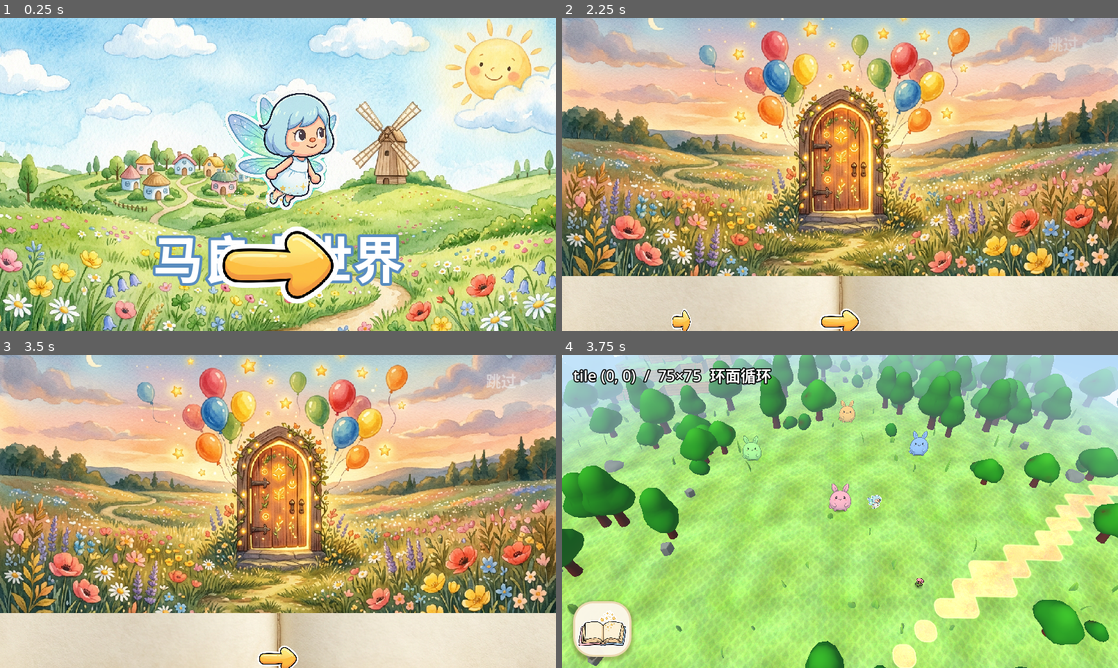
Above: before the commit, frames 1-4 (two rows, left to right).
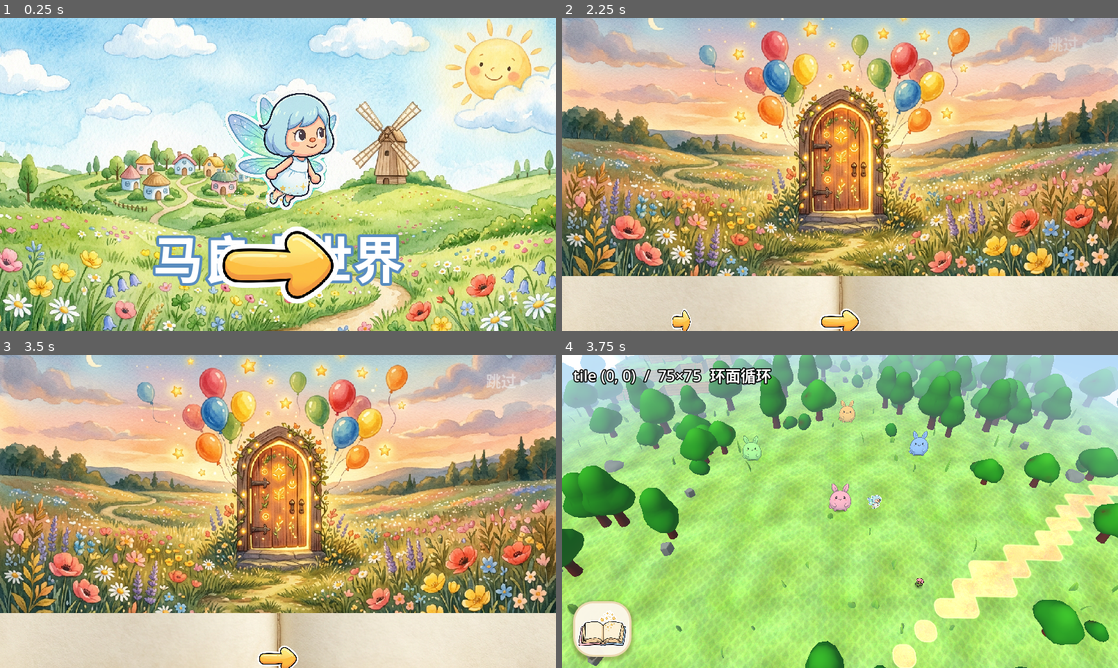
Above: after the commit, the same moments.

Repository: hoveychen/maliang
Game: Godot game, scene res://menu.tscn
The game is run twice, just before and just after one commit, with the same random seed, the same clock (stepped at 60 frames per second) and the same inputs. Sound files missing from this copy of the repository are replaced by a short silence.
Inputs (mouse positions are in pixels of both pictures, inside the frame that each line leads up to):
- Up to frame 1 (0.25 s): no input
- Up to frame 2 (2.25 s): tap Enter (ui_accept) at 0.5, 0.77, 1.07 s; move the mouse to (962, 158) at 0.52 s; hold Right (ui_right) 0.53-1.25 s; click (962, 158) at 0.67 s; click (840, 321) at 1.25 s; click (840, 321) at 2 s
- Up to frame 3 (3.5 s): click "跳过 ▸" at 2.75 s
- Up to frame 4 (3.75 s): tap Enter (ui_accept) at 3.5 s; drag from (728, 527) to (812, 574) at 3.52 s

Frames 1-3 are identical in both runs. In frame 4, 0.3% of the frame differs, in the area x 0-66%, y 0-74%.

Commit message:
perf(chunk): 入场铺设分帧——每帧只铺离焦点最近的一块（玩家脚下先有地），9 块从单帧 ~1s 摊到 ~9 帧（单帧最坏 182ms）；真机移动依旧零尖峰

Diff:
--- a/scripts/chunk_manager.gd
+++ b/scripts/chunk_manager.gd
@@ -191,6 +191,7 @@
 func update(player_logical: Vector2) -> void:
 	var pcx := int(floor(player_logical.x / CHUNK_WORLD))
 	var pcz := int(floor(player_logical.y / CHUNK_WORLD))
+	var pending: Array = []  # 未铺设槽位 [距离, slot, wrapped]，每帧只铺最近的一块
 	for i in range(-R, R + 1):
 		for j in range(-R, R + 1):
 			var cx := pcx + i
@@ -210,12 +211,18 @@
 			# 圆形裁剪：超出半径的区块隐藏 → 圆形地平线，无正方形四角对角缺口
 			root.visible = d.length() < RENDER_RADIUS
 			if not slot["skinned"]:
-				slot["skinned"] = true
-				var t0 := Time.get_ticks_usec()
-				_skin(slot, wrapped)
-				var ms := float(Time.get_ticks_usec() - t0) / 1000.0
-				if ms > 30.0:
-					print("SPIKE chunk skin %s %.0fms" % [wrapped, ms])
+				pending.append([d.length(), slot, wrapped])
+	# 入场铺设分帧：单块在平板小核上 80~200ms，一帧铺 9 块曾实测卡 ~1s；
+	# 每帧只铺离焦点最近的一块（玩家脚下先有地），~9 帧内铺完
+	if not pending.is_empty():
+		pending.sort_custom(func(a, b): return a[0] < b[0])
+		var e: Array = pending[0]
+		e[1]["skinned"] = true
+		var t0 := Time.get_ticks_usec()
+		_skin(e[1], e[2])
+		var ms := float(Time.get_ticks_usec() - t0) / 1000.0
+		if ms > 30.0:
+			print("SPIKE chunk skin %s %.0fms" % [e[2], ms])
 
 ## 按 wrapped 索引刷新区块外观（autotile 地面 + 地标 + 分区散布）。
 ## 地面棋盘/路/水全部由 TerrainMap+TerrainAtlas 决定，不再逐区块调色。
